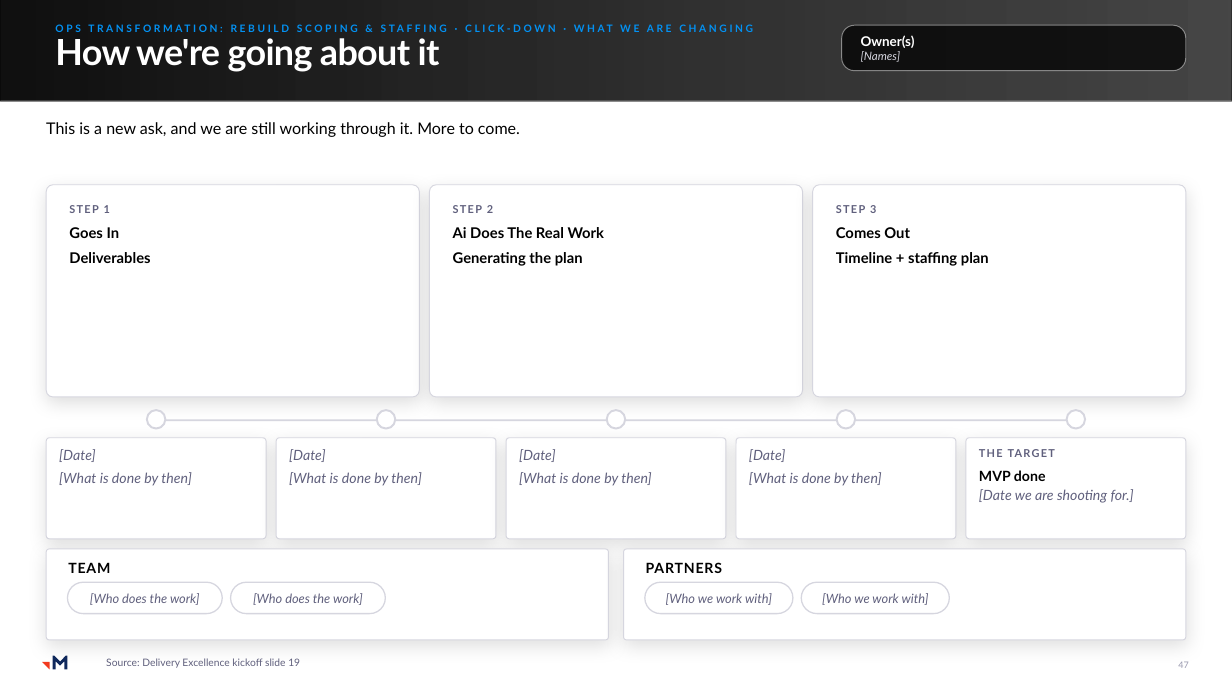
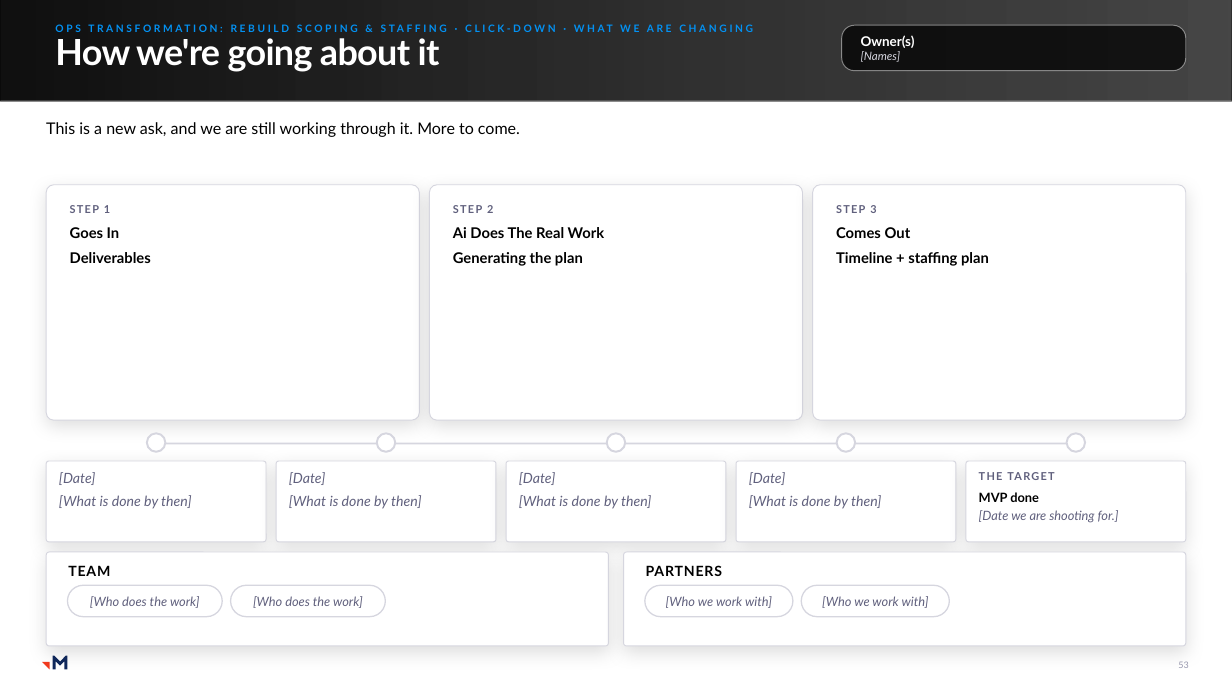
Before and after one commit to RachelHarrisMerkle/BasicMerkle, a slide deck: slide 53 of Priorities_Master.pptx (slide 47 before the commit). Drawn at 1232x693 pixels with LibreOffice and Linux fonts; fonts in the diff are those of the drawing; grey boxes stand for pictures. Boxes give left, top, right and bottom in pixels: in the first picture for what was removed or moved away, otherwise in the second. Text is boxed around its words. In the diff, an @@ line names an element or a change of style, - is before the commit and + after.

```diff
--- a/Priorities_Master.pptx
+++ b/Priorities_Master.pptx
@@ rounded rectangle "STEP 1": place and size @@
-rounded rectangle "STEP 1" at (46, 185, 420, 397)
+rounded rectangle "STEP 1" at (46, 185, 420, 421)
@@ rounded rectangle "STEP 2": place and size @@
-rounded rectangle "STEP 2" at (430, 185, 803, 397)
+rounded rectangle "STEP 2" at (430, 185, 803, 421)
@@ rounded rectangle "STEP 3": place and size @@
-rounded rectangle "STEP 3" at (813, 185, 1187, 397)
+rounded rectangle "STEP 3" at (813, 185, 1187, 421)
@@ 5 ellipses, 1 rectangle: place and size @@
-5 ellipses, 1 rectangle at (147, 410, 1085, 429)
+5 ellipses, 1 rectangle at (147, 433, 1085, 452)
@@ rounded rectangle "[Date]": place and size @@
-rounded rectangle "[Date]" at (46, 438, 266, 539)
+rounded rectangle "[Date]" at (46, 461, 266, 542)
@@ rounded rectangle "[Date]": place and size @@
-rounded rectangle "[Date]" at (276, 438, 496, 539)
+rounded rectangle "[Date]" at (276, 461, 496, 542)
@@ rounded rectangle "[Date]": place and size @@
-rounded rectangle "[Date]" at (506, 438, 726, 539)
+rounded rectangle "[Date]" at (506, 461, 726, 542)
@@ rounded rectangle "[Date]": place and size @@
-rounded rectangle "[Date]" at (737, 438, 957, 539)
+rounded rectangle "[Date]" at (737, 461, 957, 542)
@@ rounded rectangle "THE TARGET": place and size @@
-rounded rectangle "THE TARGET" at (966, 438, 1186, 539)
+rounded rectangle "THE TARGET" at (966, 461, 1186, 542)
@@ text in rounded rectangle at (979, 492, 1119, 523): size 11 to 10 pt in "MVP done", "[Date we are shooting for.]" @@
@@ rounded rectangle "TEAM": place and size @@
-rounded rectangle "TEAM" at (46, 549, 608, 640)
+rounded rectangle "TEAM" at (46, 552, 608, 646)
@@ rounded rectangle "PARTNERS": place and size @@
-rounded rectangle "PARTNERS" at (624, 549, 1186, 640)
+rounded rectangle "PARTNERS" at (624, 552, 1186, 646)
@@ text removed at (106, 658, 300, 668) @@
-Source: Delivery Excellence kickoff slide 19
@@ page number at (1178, 661, 1188, 668): text changed @@
-47
+53
```
Also in this commit, not shown: 36 other slides changed, 8 slides added, 1 other file.
